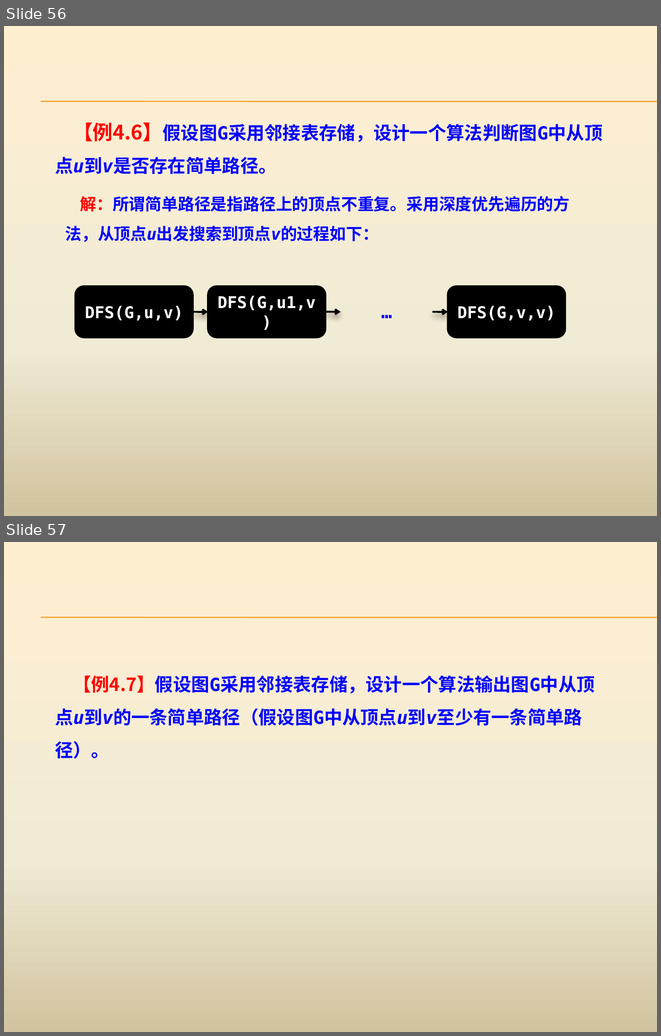
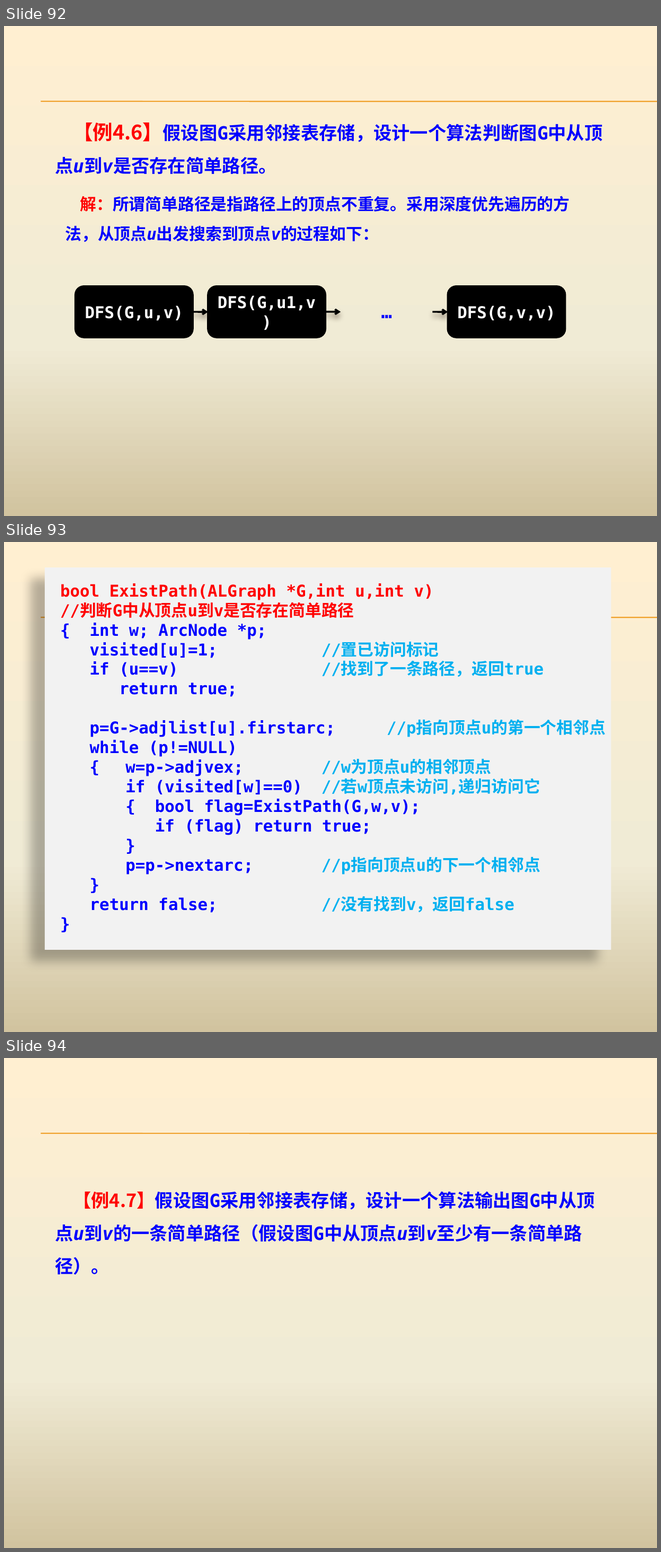
Before and after one commit to AllenW1116/Cpp-algorithm, a slide deck: 课程ppt/第4章 蛮力法.pptx. Shown one above the other, each under a label of ours: slides 56 and 57 before the commit, slides 92, 93 and 94 after it. The pictures are 661x1036 and 661x1552 pixels, drawn with LibreOffice and Linux fonts; fonts in the diff are those of the drawing. Boxes give left, top, right and bottom in pixels: in the first picture for what was removed or moved away, otherwise in the second. Text is boxed around its words. In the diff, an @@ line names an element or a change of style, - is before the commit and + after.

```diff
--- a/课程ppt/第4章 蛮力法.pptx
+++ b/课程ppt/第4章 蛮力法.pptx
@@ slide 93 added at [4,542,657,1032], background gradient #FFEFD1 to #F0EBD5 to #D1C39F; not listed: 2 template elements that a slide beside it also shows @@
@@ rectangle added at [44,567,611,950], fill #F2F2F2, 18 pt, text #0000FF, bold @@
+bool ExistPath(ALGraph *G,int u,int v)
+//判断G中从顶点u到v是否存在简单路径
+{ int w; ArcNode *p;
+visited[u]=1; //置已访问标记
+if (u==v) //找到了一条路径，返回true
+return true;
+p=G->adjlist[u].firstarc; //p指向顶点u的第一个相邻点
+while (p!=NULL)
+{ w=p->adjvex; //w为顶点u的相邻顶点
+if (visited[w]==0) //若w顶点未访问,递归访问它
+{ bool flag=ExistPath(G,w,v);
+if (flag) return true;
+}
+p=p->nextarc; //p指向顶点u的下一个相邻点
+}
+return false; //没有找到v，返回false
+}
@@ what was slide 56 is now slide 92 @@
@@ what was slide 57 is now slide 94 @@
```
Also in this commit, not shown: 1 slide changed, 43 other slides added, 13 other files.
